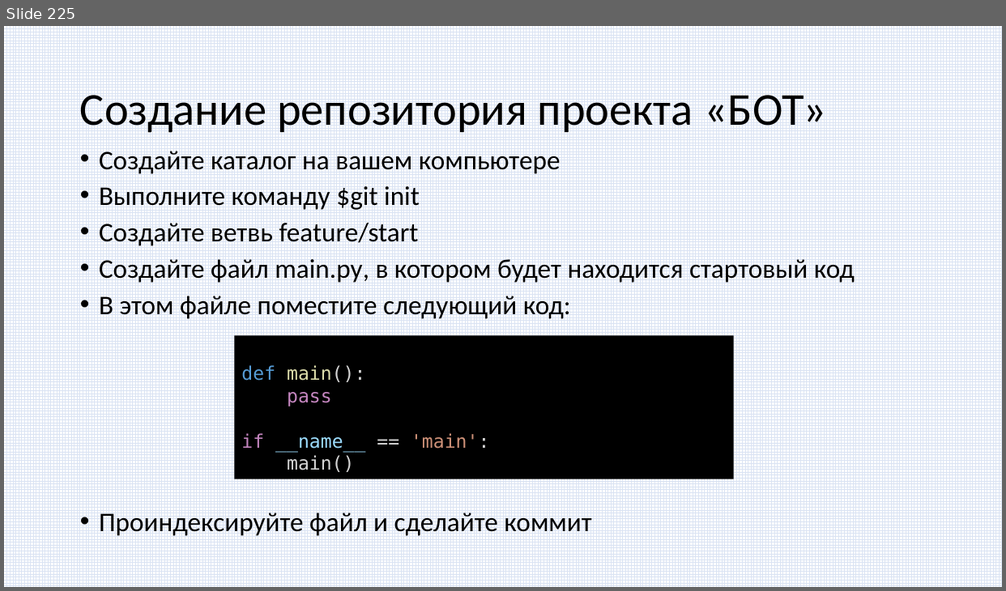
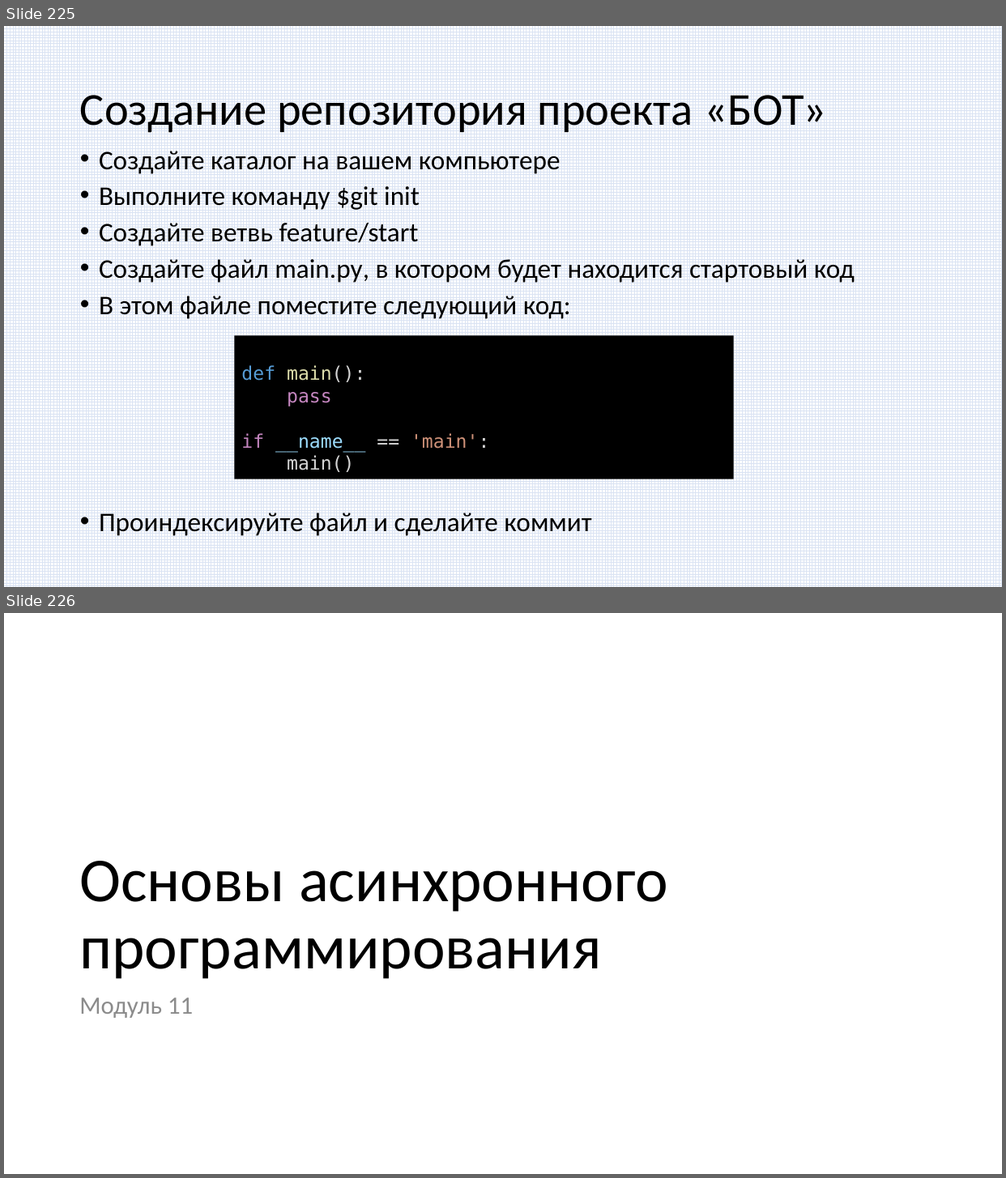
Before and after one commit to paveltsytovich/telegram-course, a slide deck: Presentation/Разработка ботов для телеграмм на Python.pptx. Shown one above the other, each under a label of ours: slide 225 before the commit, slides 225 and 226 after it. The pictures are 1006x591 and 1006x1178 pixels, drawn with LibreOffice and Linux fonts; fonts in the diff are those of the drawing. Boxes give left, top, right and bottom in pixels: in the first picture for what was removed or moved away, otherwise in the second. Text is boxed around its words. In the diff, an @@ line names an element or a change of style, - is before the commit and + after.

```diff
--- a/Presentation/Разработка ботов для телеграмм на Python.pptx
+++ b/Presentation/Разработка ботов для телеграмм на Python.pptx
@@ slide 226 added at [4, 613, 1002, 1174], background #FFFFFF @@
@@ title added at [79, 861, 668, 979], 60 pt, text #000000 @@
+Основы асинхронного программирования
@@ text added at [79, 998, 193, 1018], 24 pt, text #8C8C8C @@
+Модуль 11
```
Also in this commit, not shown: 1 other slide added.
